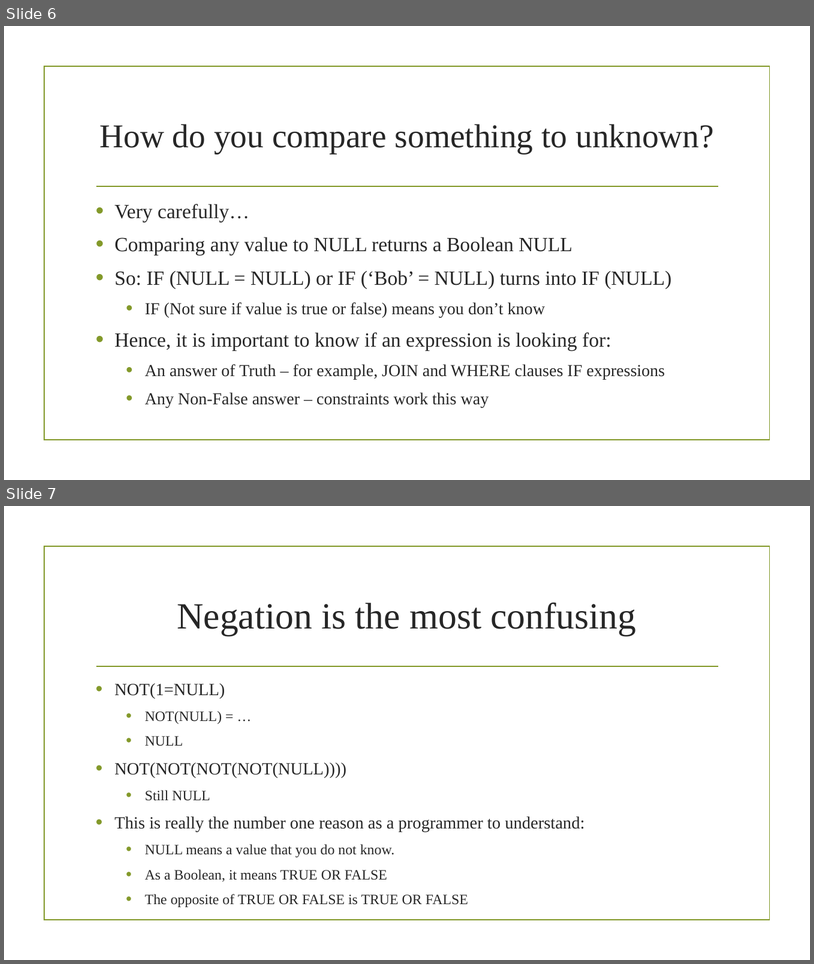
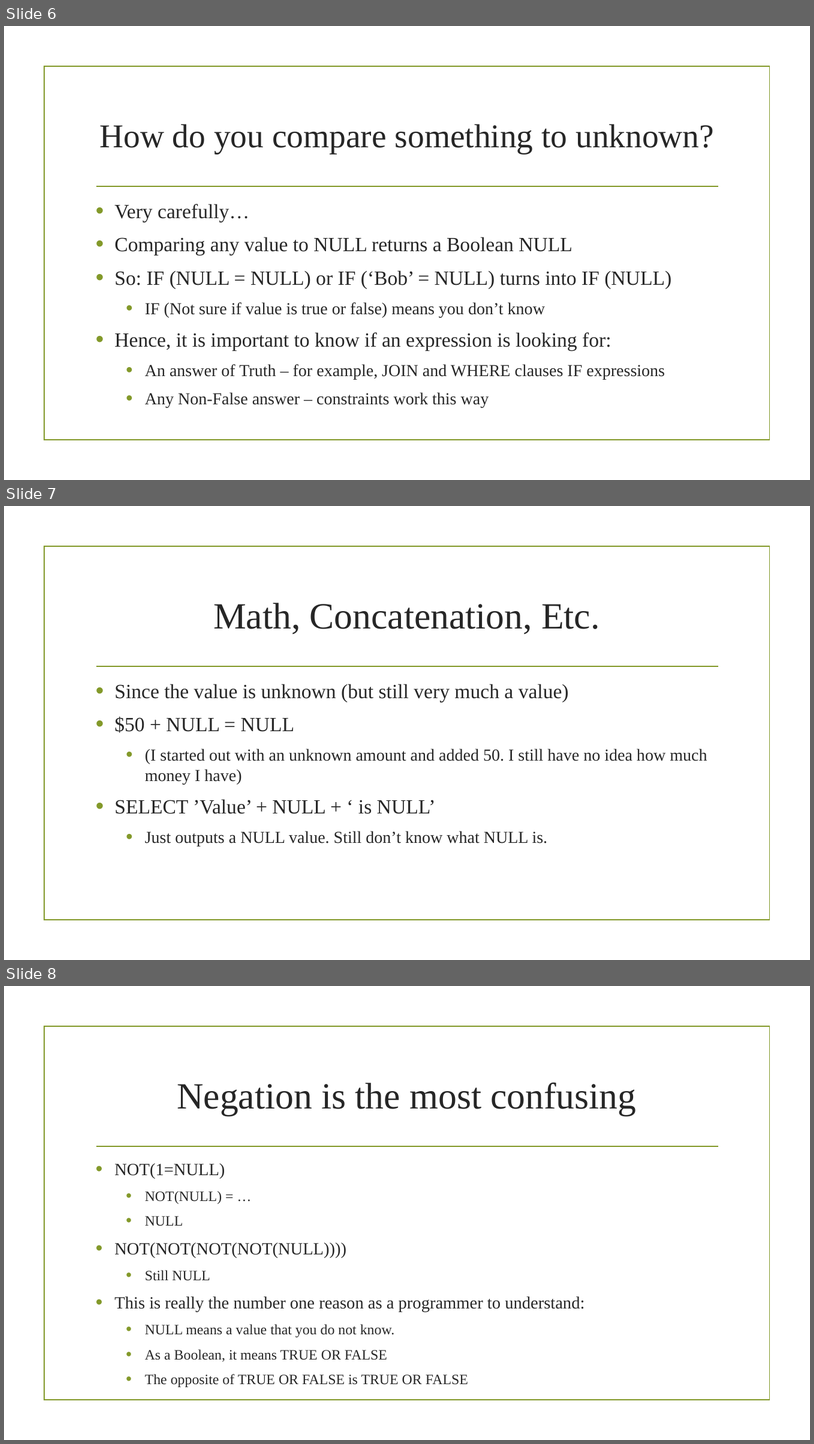
Before and after one commit to drsqlgithub/Presentation-Downloads, a slide deck: Database Design Chat/Database Design Chat 015 NULL.pptx. Shown one above the other, each under a label of ours: slides 6 and 7 before the commit, slides 6, 7 and 8 after it. The pictures are 814x964 and 814x1444 pixels, drawn with LibreOffice and Linux fonts; fonts in the diff are those of the drawing; background and template pictures are left out. Boxes give left, top, right and bottom in pixels: in the first picture for what was removed or moved away, otherwise in the second. Text is boxed around its words. In the diff, an @@ line names an element or a change of style, - is before the commit and + after.

Commit message:
Changed NULL presentation

```diff
--- a/Database Design Chat/Database Design Chat 015 NULL.pptx
+++ b/Database Design Chat/Database Design Chat 015 NULL.pptx
@@ slide 7 added at (4, 506, 810, 960), background picture (left out); not listed: 2 template elements that a slide beside it also shows @@
@@ title added at (213, 603, 600, 634), 44 pt, text #262626 @@
+Math, Concatenation, Etc.
@@ text added at (114, 684, 707, 846), 20 pt, text #262626 @@
+• Since the value is unknown (but still very much a value)
+• $50 + NULL = NULL
+  • (I started out with an unknown amount and added 50. I still have no idea how much money I have)
+• SELECT ’Value’ + NULL + ‘ is NULL’
+  • Just outputs a NULL value. Still don’t know what NULL is.
@@ what was slide 7 is now slide 8 @@
```
Also in this commit, not shown: 1 slide changed, 1 other file.
